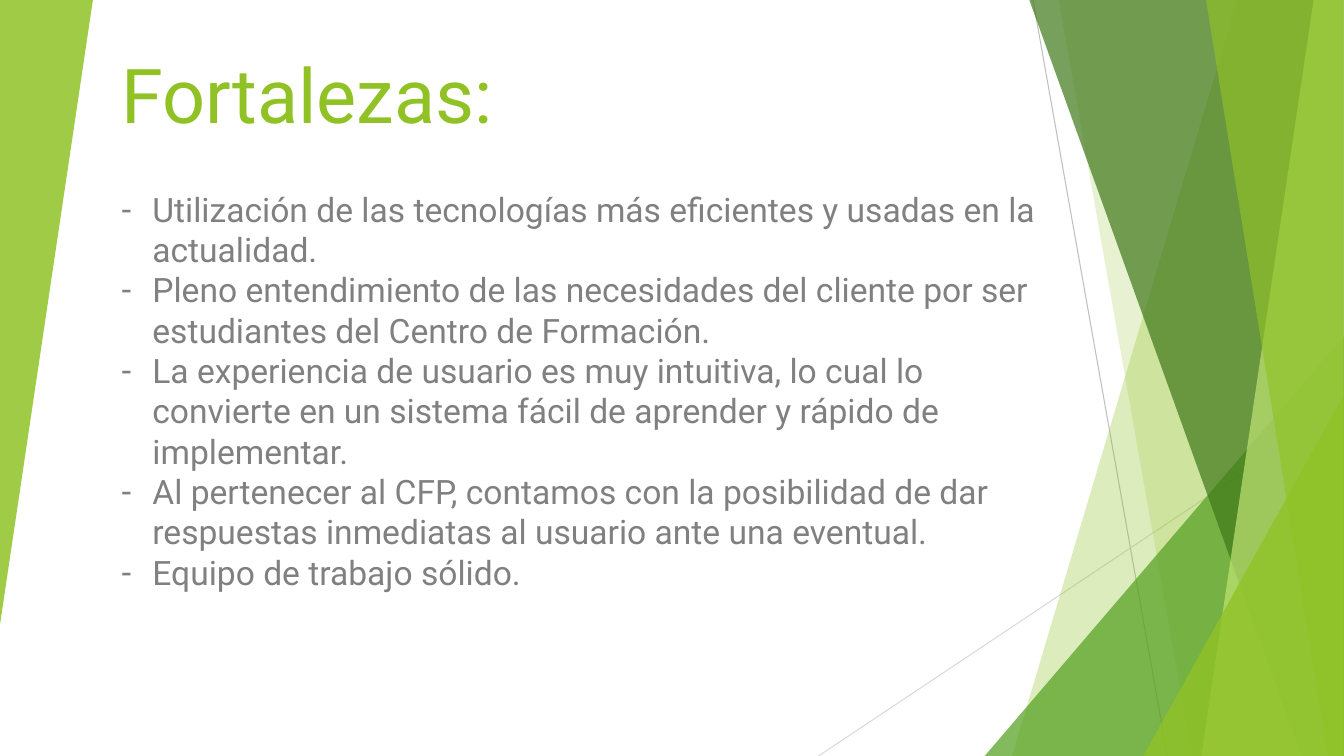
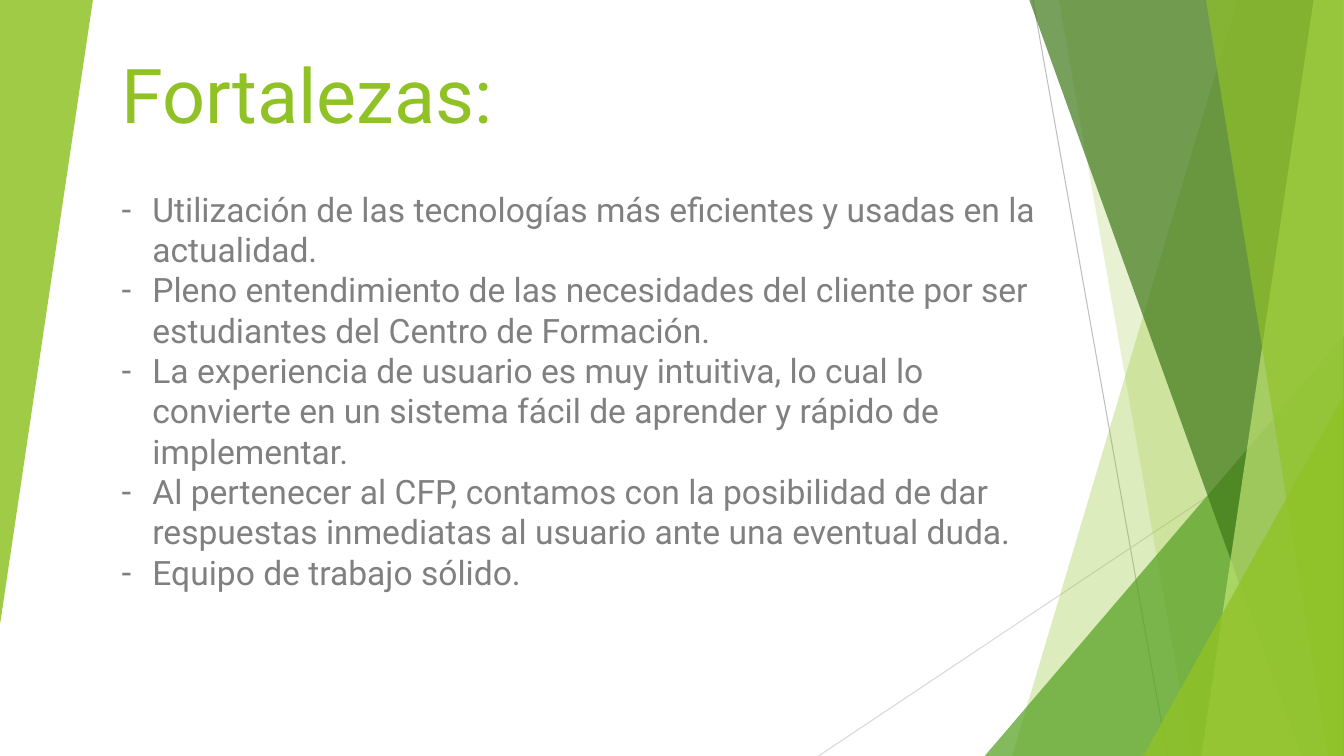
Before and after one commit to mariela21180/institucional-cfp, a slide deck: slide 19 of - Presentacion/Filminas.pptx. Drawn at 1344x756 pixels with LibreOffice and Linux fonts; fonts in the diff are those of the drawing. Boxes give left, top, right and bottom in pixels: in the first picture for what was removed or moved away, otherwise in the second. Text is boxed around its words. In the diff, an @@ line names an element or a change of style, - is before the commit and + after.

Commit message:
corrección en FODA

```diff
--- a/- Presentacion/Filminas.pptx
+++ b/- Presentacion/Filminas.pptx
@@ text at bbox=[152, 479, 1010, 551]: text changed @@
-– Al pertenecer al CFP, contamos con la posibilidad de dar respuestas inmediatas al usuario ante una eventual.
+– Al pertenecer al CFP, contamos con la posibilidad de dar respuestas inmediatas al usuario ante una eventual duda.
```
